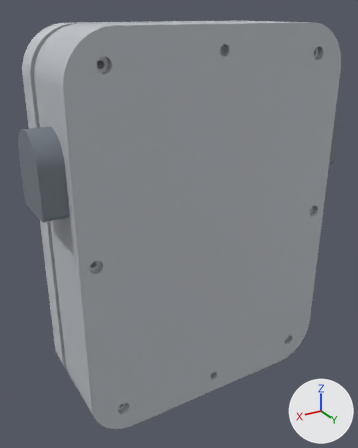
One commit to the glTF model docs/assets/3d_files/nebuleair_pro/nebuleair_pro_WP13-18-5G_v1.glb: the scene before it, then after it.
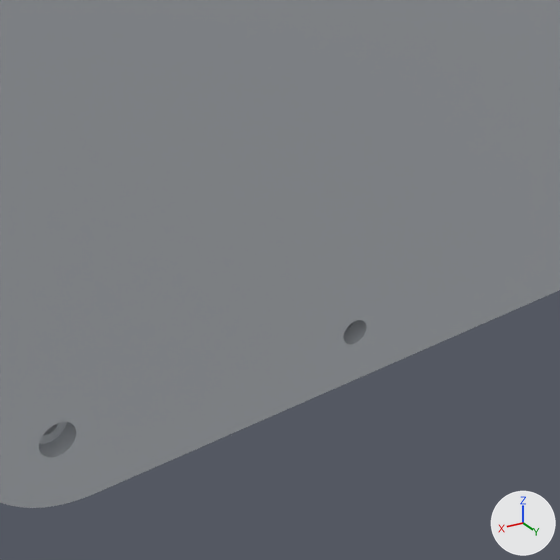
The first picture shows the older version from a 50 mm lens placed at (0.1187, 0.1911, 0.092), pointed at (0.005, 0.0017, -0.0027). The close-ups show the older and then the newer version on the part from 30% to 77% of the width and 61% to 99% of the height of that picture. Only the edits that show in the close-ups are written down. Arrows for +X, +Y and +Z are at lower right; the lights stay in place. The close-ups show mesh edges as thin lines. Where no turn or scale is listed for an object, it has been applied to the vertices.

In view in the first close-up: 'boitier_corps'.
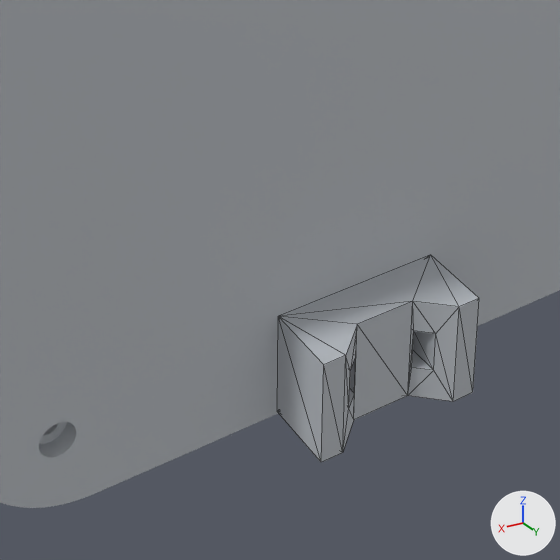
The newer file is also turned or shifted as a whole; pictures and numbers use the older file's frame.

What the commit changed:
Mesh me_patte_poteau_bas is new.
It has 161 vertices, 326 faces and spans x -0.014..0.014, y 0.0..0.012, z -0.0871..-0.0691.
It uses material mat_material_0 (light grey #bcc0c6).
Object 'patte_poteau_bas' (ob_patte_poteau_bas) is new; it shows me_patte_poteau_bas.
Its location is (0.0, 0.0275, 0.0).

Changed parts and their boxes (x1, y1, x2, y2) in the close-ups (560 x 560 px):
'patte_poteau_bas', added
    after: (277, 255, 479, 462)
